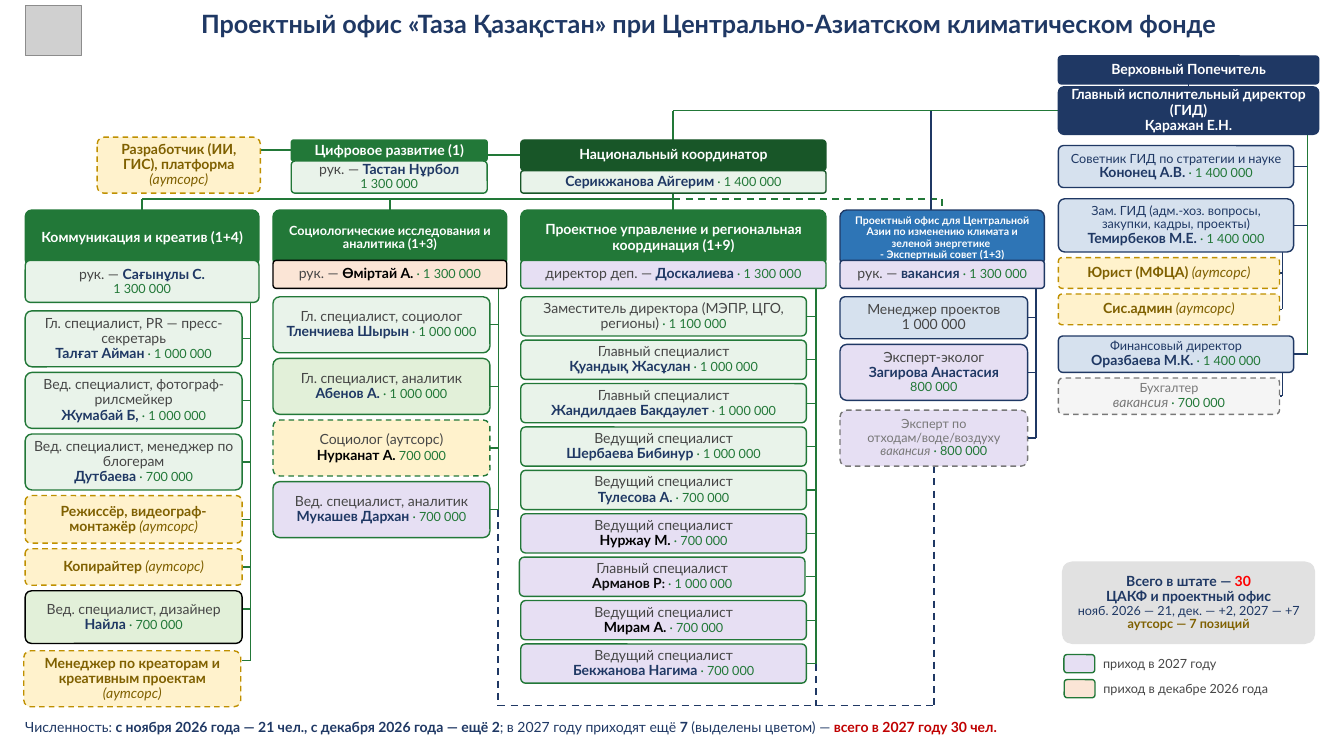
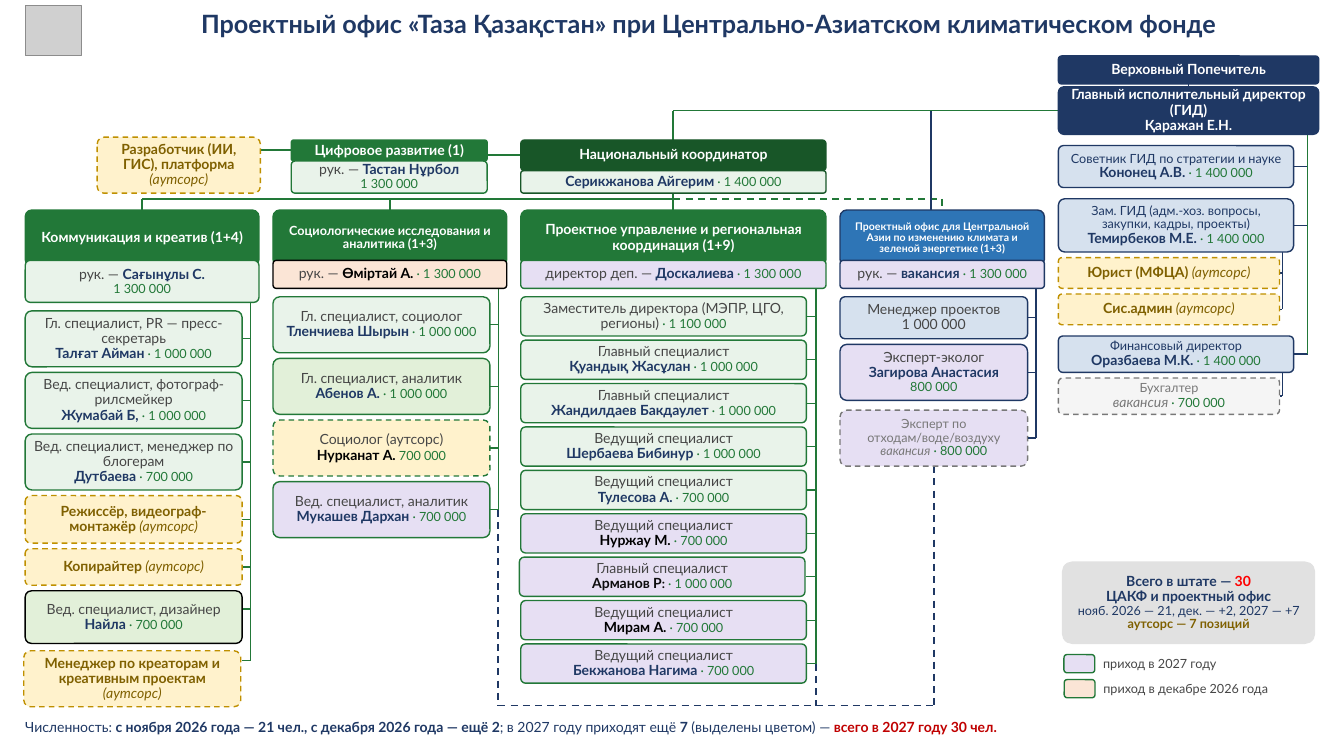
Before and after one commit to murat01042014/obsidian-vault, a slide deck: slide 1 of TAZA/_документы/Структура ЦАКФ и проектного офиса ТК – от Айгерим 20.10.pptx. Drawn at 1344x756 pixels with LibreOffice and Linux fonts; fonts in the diff are those of the drawing; grey boxes stand for pictures. Boxes give left, top, right and bottom in pixels: in the first picture for what was removed or moved away, otherwise in the second. Text is boxed around its words. In the diff, an @@ line names an element or a change of style, - is before the commit and + after.

```diff
--- a/TAZA/_документы/Структура ЦАКФ и проектного офиса ТК – от Айгерим 20.10.pptx
+++ b/TAZA/_документы/Структура ЦАКФ и проектного офиса ТК – от Айгерим 20.10.pptx
@@ text in rounded rectangle at [855,222,1029,254]: text changed @@
-Проектный офис для Центральной Азии по изменению климата и зеленой энергетике
-- Экспертный совет (1+3)
+Проектный офис для Центральной Азии по изменению климата и зеленой энергетике (1+3)
```
Also in this commit, not shown: 1 other file.
